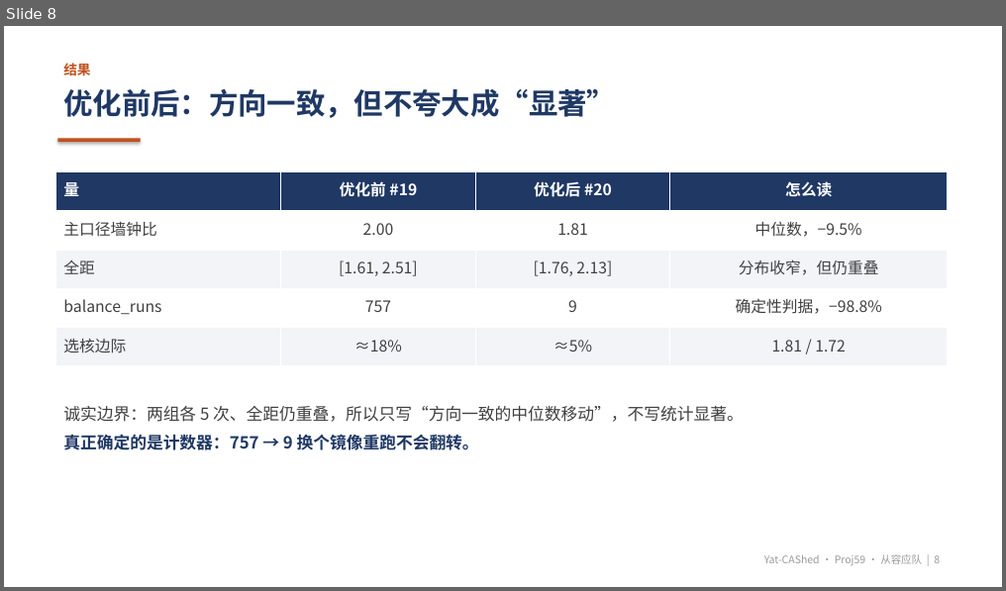
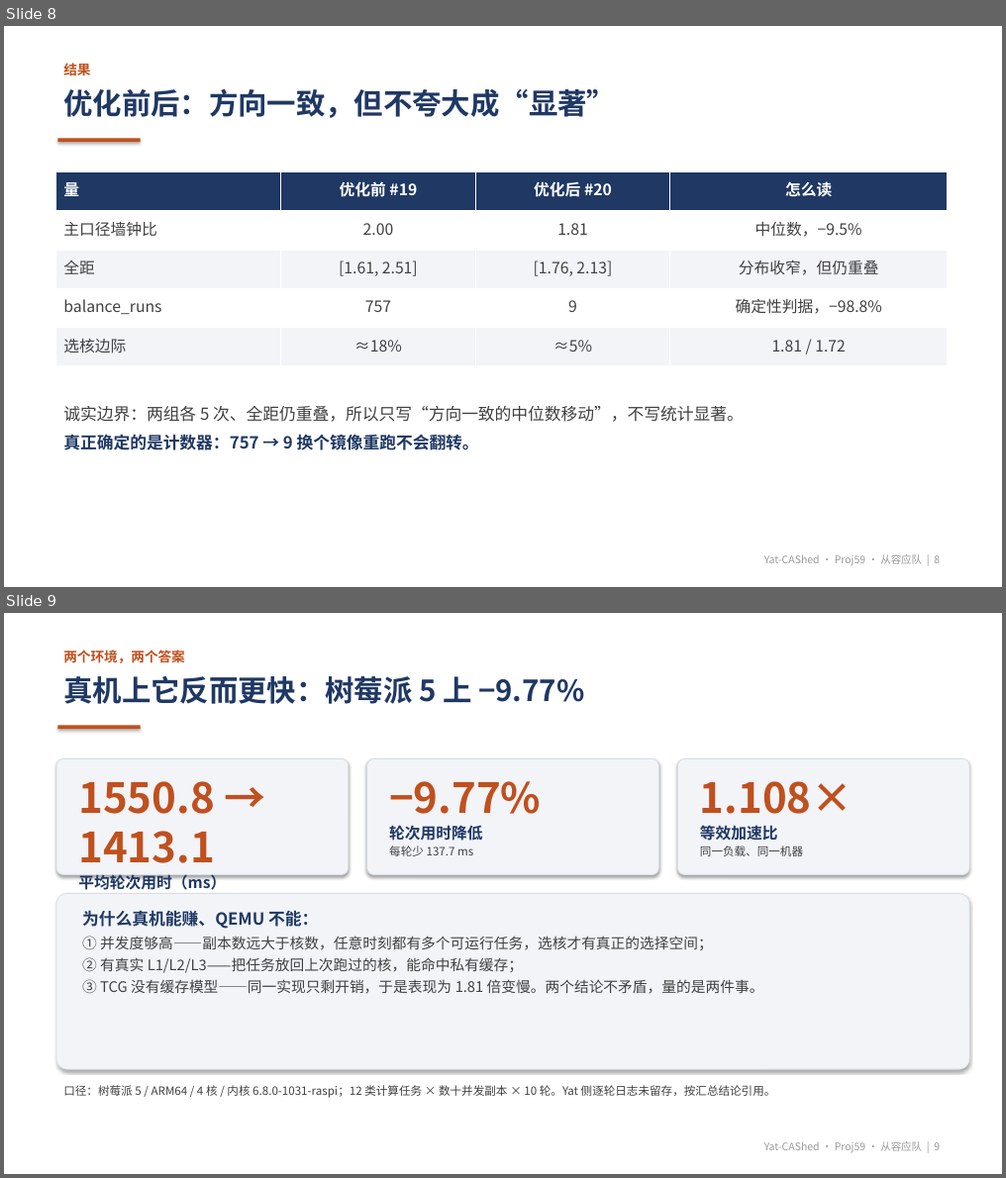
Before and after one commit to mafuquan430/Yat-CAshed, a slide deck: report/slides/结题答辩.pptx. Shown one above the other, each under a label of ours: slide 8 before the commit, slides 8 and 9 after it. The pictures are 1006x591 and 1006x1178 pixels, drawn with LibreOffice and Linux fonts; fonts in the diff are those of the drawing. Boxes give left, top, right and bottom in pixels: in the first picture for what was removed or moved away, otherwise in the second. Text is boxed around its words. In the diff, an @@ line names an element or a change of style, - is before the commit and + after.

```diff
--- a/report/slides/结题答辩.pptx
+++ b/report/slides/结题答辩.pptx
@@ slide 9 added at <box>4,613,1002,1174</box>, background #FFFFFF @@
@@ text added at <box>63,650,185,663</box>, 13 pt, text #C0501E, bold @@
+两个环境，两个答案
@@ text added at <box>63,676,584,704</box>, 28 pt, text #1F3864, bold @@
+真机上它反而更快：树莓派 5 上 −9.77%
@@ rectangle added at <box>57,725,141,729</box>, fill #C0501E @@
@@ rounded rectangle added at <box>56,759,349,875</box>, fill #F2F4F8, outline #D8DEE8 0.75 pt @@
@@ rounded rectangle added at <box>367,759,659,875</box>, fill #F2F4F8, outline #D8DEE8 0.75 pt @@
@@ rounded rectangle added at <box>678,759,969,875</box>, fill #F2F4F8, outline #D8DEE8 0.75 pt @@
@@ text added at <box>78,781,226,890</box>, 11 pt, text #404040, bold @@
+1550.8 → 1413.1
+平均轮次用时（ms）
+TacleBench 10 轮平均
@@ text added at <box>389,781,541,841</box>, 11 pt, text #404040, bold @@
+−9.77%
+轮次用时降低
+每轮少 137.7 ms
@@ text added at <box>700,781,853,857</box>, 11 pt, text #404040, bold @@
+1.108×
+等效加速比
+同一负载、同一机器
@@ rounded rectangle added at <box>56,894,969,1069</box>, fill #F2F4F8, outline #D8DEE8 0.75 pt @@
@@ text added at <box>82,910,764,994</box>, 14 pt, text #404040 @@
+为什么真机能赚、QEMU 不能：
+① 并发度够高——副本数远大于核数，任意时刻都有多个可运行任务，选核才有真正的选择空间；
+② 有真实 L1/L2/L3——把任务放回上次跑过的核，能命中私有缓存；
+③ TCG 没有缓存模型——同一实现只剩开销，于是表现为 1.81 倍变慢。两个结论不矛盾，量的是两件事。
@@ text added at <box>63,1085,776,1098</box>, 11 pt, text #404040 @@
+口径：树莓派 5 / ARM64 / 4 核 / 内核 6.8.0-1031-raspi；12 类计算任务 × 数十并发副本 × 10 轮。Yat 侧逐轮日志未留存，按汇总结论引用。
@@ text added at <box>764,1142,940,1154</box>, 10 pt, text #9A9A9A @@
+Yat-CAShed · Proj59 · 从容应队 | 9
```
Also in this commit, not shown: 6 slides changed, 11 other files.
